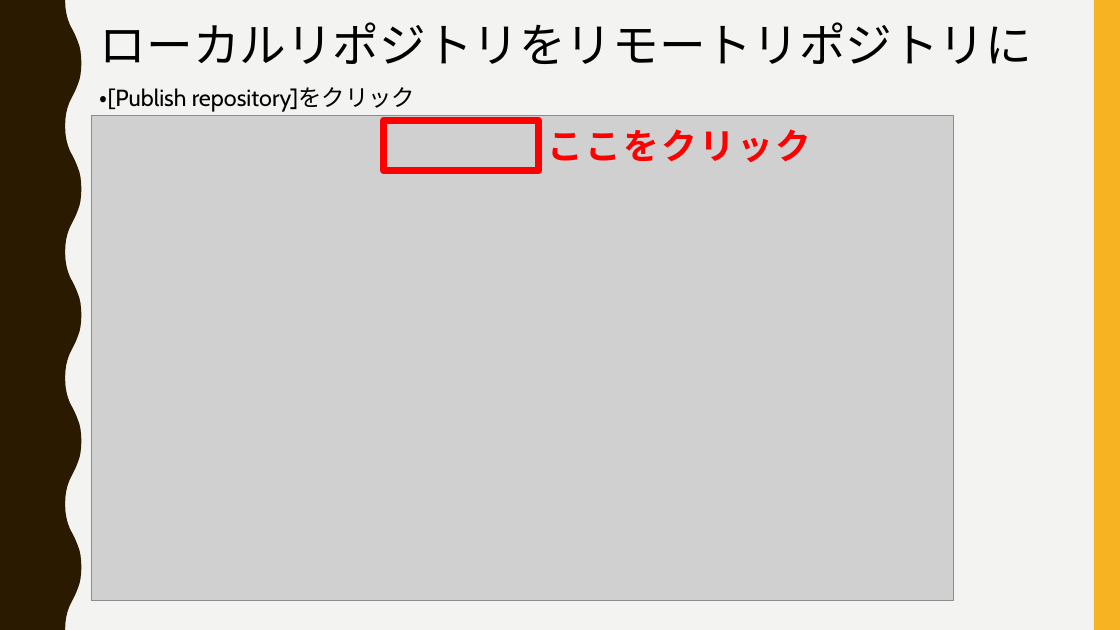
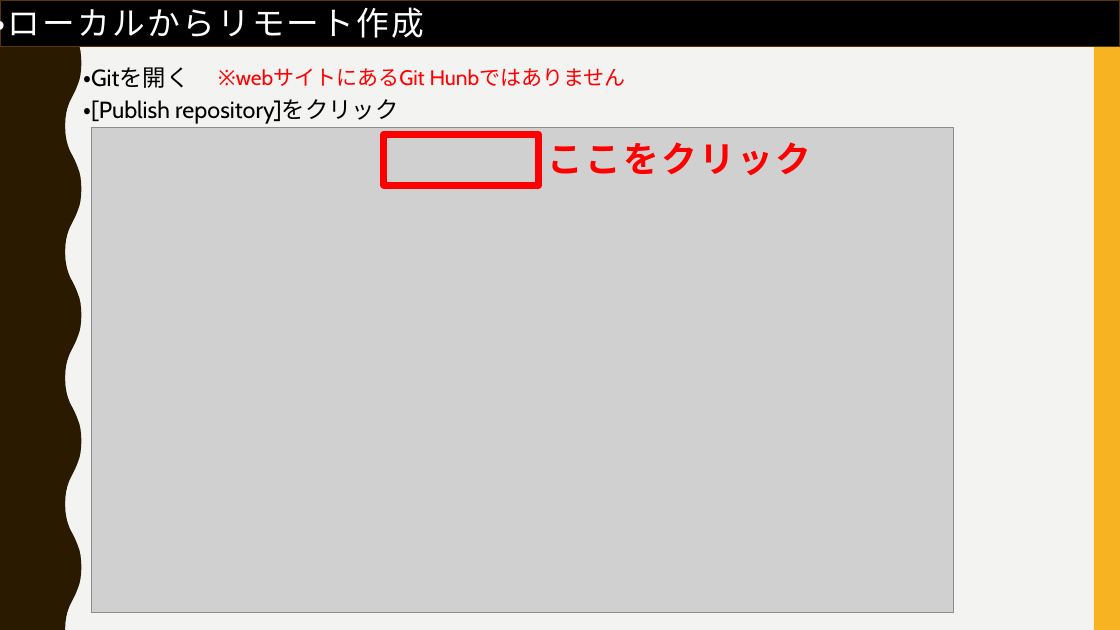
Before and after one commit to FIY24554/git_test, a slide deck: slide 25 of gitについて_加藤.pptx (slide 21 before the commit). Drawn at 1120x630 pixels with LibreOffice and Linux fonts; fonts in the diff are those of the drawing; grey boxes stand for pictures. Boxes give left, top, right and bottom in pixels: in the first picture for what was removed or moved away, otherwise in the second. Text is boxed around its words. In the diff, an @@ line names an element or a change of style, - is before the commit and + after.

```diff
--- a/gitについて_加藤.pptx
+++ b/gitについて_加藤.pptx
@@ text at box(0, 2, 424, 44): text changed; size 40 to 28 pt; font Cabin to Arial Narrow; text colour #000000 to #FFFFFF @@
-ローカルリポジトリをリモートリポジトリに
+・ローカルからリモート作成
@@ rectangle added at box(0, 0, 1120, 46), fill #000000, outline #593700 1 pt @@
@@ text added at box(83, 67, 189, 88), 20 pt, text #000000 @@
+・Gitを開く
@@ text added at box(430, 68, 626, 86), 18 pt, text #FF0000 @@
+※webサイトにあるGit Hunbではありません
@@ text "・[Publish repository]をクリック": place and size @@
-text "・[Publish repository]をクリック" at box(100, 87, 415, 112)
+text "・[Publish repository]をクリック" at box(83, 99, 398, 124)
@@ 1 picture, 1 text, 1 rectangle: place and size @@
-1 picture, 1 text, 1 rectangle at box(92, 115, 954, 600)
+1 picture, 1 text, 1 rectangle at box(92, 128, 954, 613)
```
Also in this commit, not shown: 22 other slides changed, 16 slides added, 1 slide removed.
